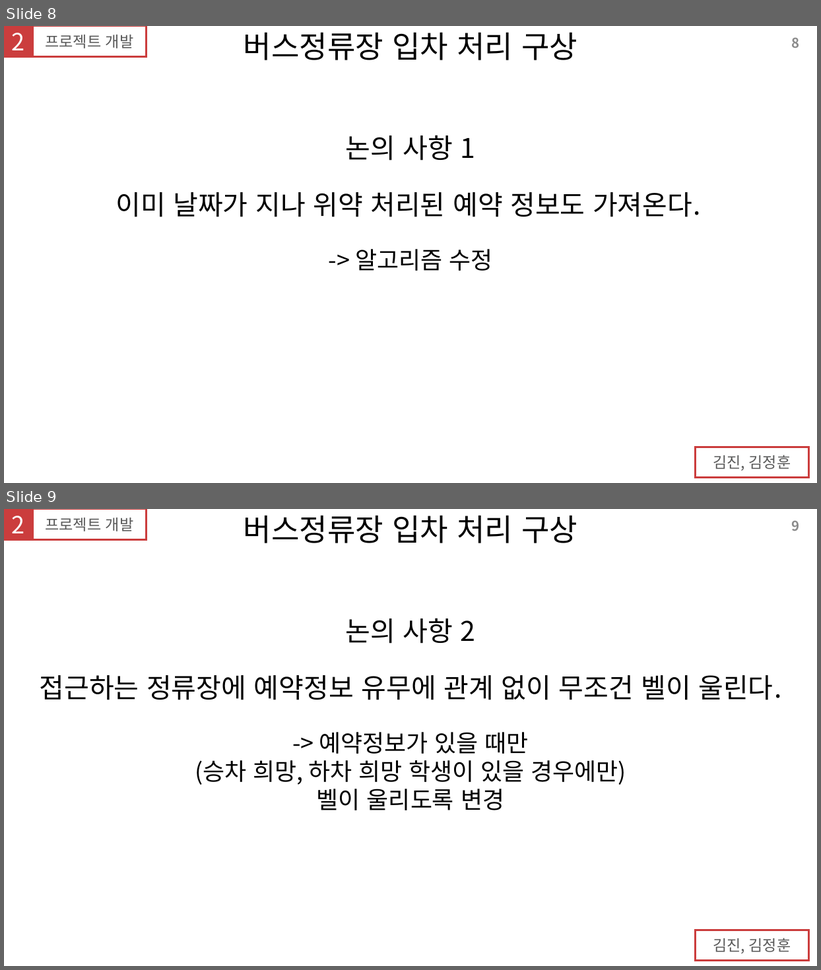
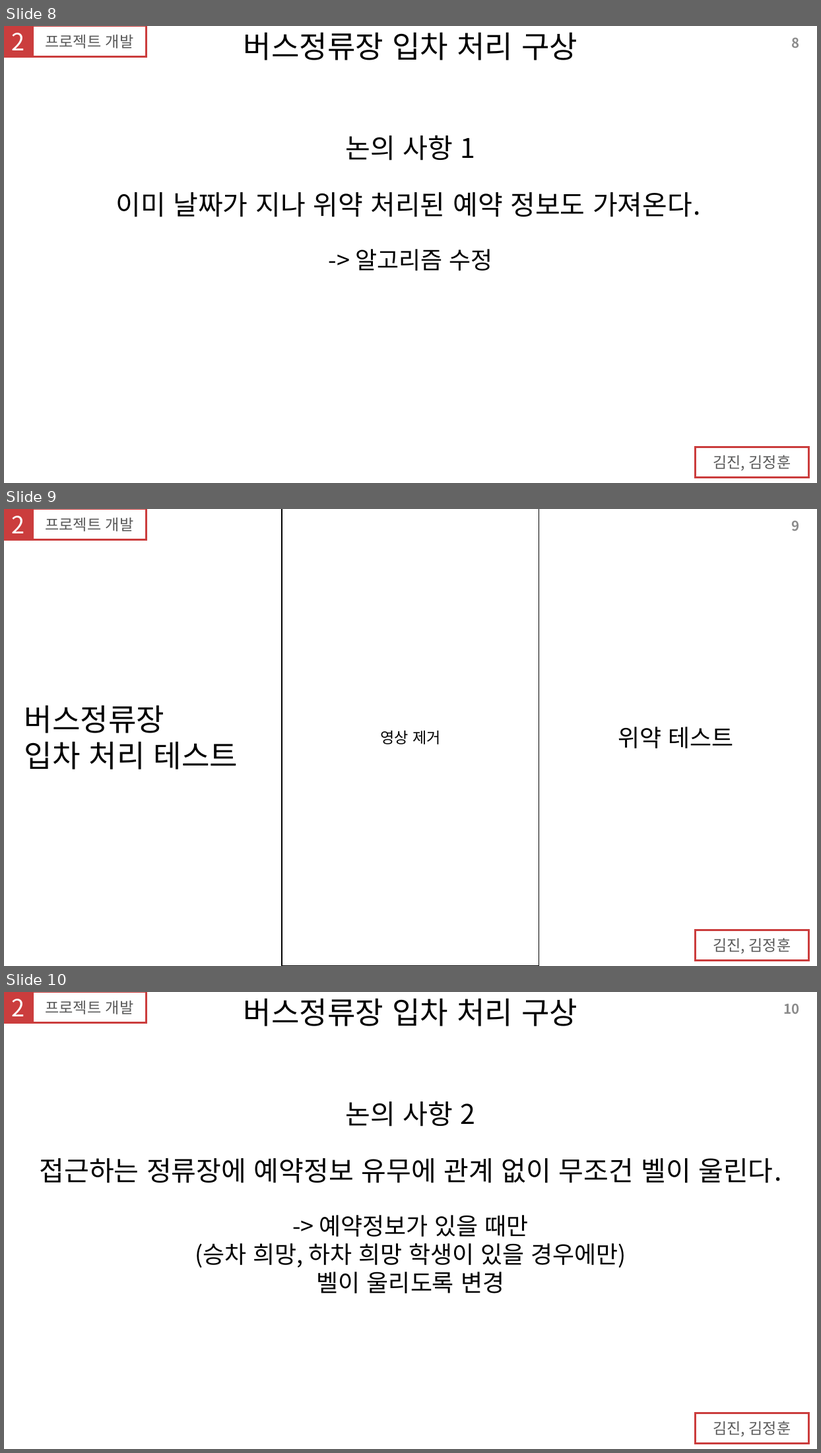
Before and after one commit to JiniStory123/SchoolBusCliker, a slide deck: OtherFiles/23_7주차_캡스톤디자인_발표자료/23_7주차_캡스톤디자인_발표자료_1안.pptx. Shown one above the other, each under a label of ours: slides 8 and 9 before the commit, slides 8, 9 and 10 after it. The pictures are 821x970 and 821x1453 pixels, drawn with LibreOffice and Linux fonts; fonts in the diff are those of the drawing. Boxes give left, top, right and bottom in pixels: in the first picture for what was removed or moved away, otherwise in the second. Text is boxed around its words. In the diff, an @@ line names an element or a change of style, - is before the commit and + after.

```diff
--- a/OtherFiles/23_7주차_캡스톤디자인_발표자료/23_7주차_캡스톤디자인_발표자료_1안.pptx
+++ b/OtherFiles/23_7주차_캡스톤디자인_발표자료/23_7주차_캡스톤디자인_발표자료_1안.pptx
@@ slide 9 added at [4, 509, 817, 966], background #FFFFFF @@
@@ rectangle added at [4, 509, 146, 540], outline #CB3D3D 2.25 pt @@
@@ rectangle added at [4, 509, 32, 540], fill #CB3D3D, outline #CB3D3D 2.25 pt, 28 pt, text #FFFFFF @@
+2
@@ text added at [45, 518, 134, 531], 18 pt, text #595959 @@
+프로젝트 개발
@@ rectangle added at [282, 509, 539, 966], fill #FFFFFF, outline #000000 1 pt, 18 pt, text #000000 @@
+영상 제거
@@ page number added at [791, 520, 799, 531], 16 pt, text #8C8C8C, bold @@
+9
@@ text added at [24, 705, 238, 770], 36 pt, text #000000 @@
+버스정류장
+입차 처리 테스트
@@ text added at [618, 727, 733, 749], 28 pt, text #000000 @@
+위약 테스트
@@ rectangle added at [696, 931, 809, 962], outline #CB3D3D 2.25 pt @@
@@ text added at [713, 938, 791, 954], 18 pt, text #595959 @@
+김진, 김정훈
@@ what was slide 9 is now slide 10 @@
@@ page number at [783, 1003, 799, 1014]: text changed @@
-9
+10
```
Also in this commit, not shown: 1 slide changed, 3 other slides added, 1 slide removed.
